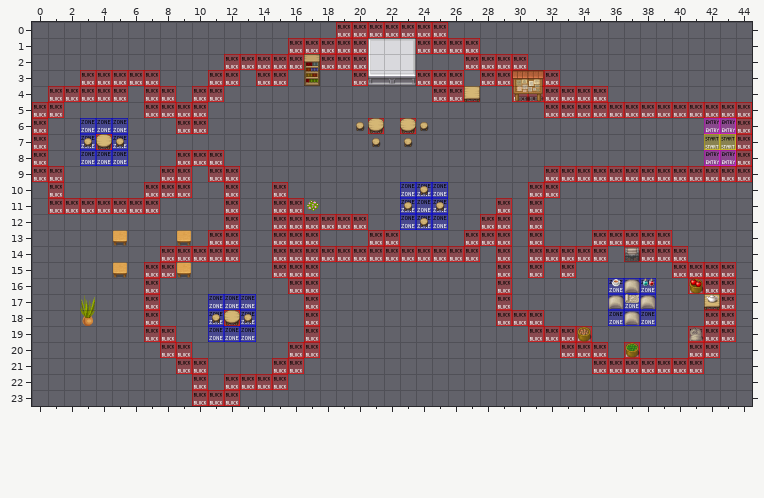
Tiled map (JSON), stored at map.tmj. Above is the file before it was changed.
Cells are 32x32 px. Shown: x 0..44, y 0..23. The old version is drawn lined up with the new one.
New version:
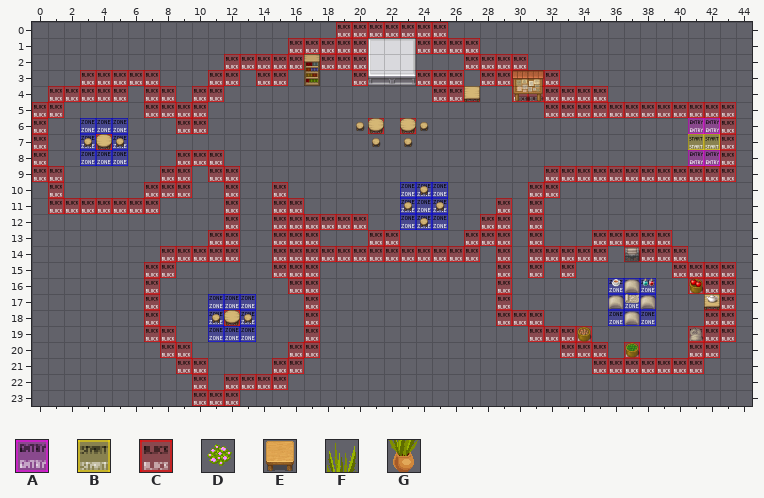
Key: from "Chunk 1": A 1, B 2, C 3, D 59, E 117, F 129, G 130.
_ is an empty cell.
See-through tiles are keyed as they look on the map.
The edit:
map size 80x60 -> 44x26 cells (old content now starts at -17,-13; both pictures use the new coordinates)
Layer "start":
y 6: x 41 _ -> A; x 43 A -> C
y 7: x 41 _ -> B; x 43 B -> C
y 8: x 41 _ -> A; x 43 A -> C
Layer "collisions":
y 5..9: x 44 C -> _
Layer "furniture/furniture1":
y 11: x 17 D -> _
y 13: x 5 E -> _; x 9 E -> _
y 15: x 5 E -> _; x 9 E -> _
Layer "above/above1":
y 17: x 3 F -> _
y 18: x 3 G -> _
Pixel boxes of the changes (left, top, right, bottom) in both pictures:
changed: (720, 102, 752, 182)
added: (688, 118, 704, 166)
removed: (306, 200, 319, 211)
removed: (113, 230, 127, 246)
removed: (177, 230, 191, 246)
removed: (113, 262, 127, 278)
removed: (177, 262, 191, 278)
removed: (80, 295, 95, 326)
